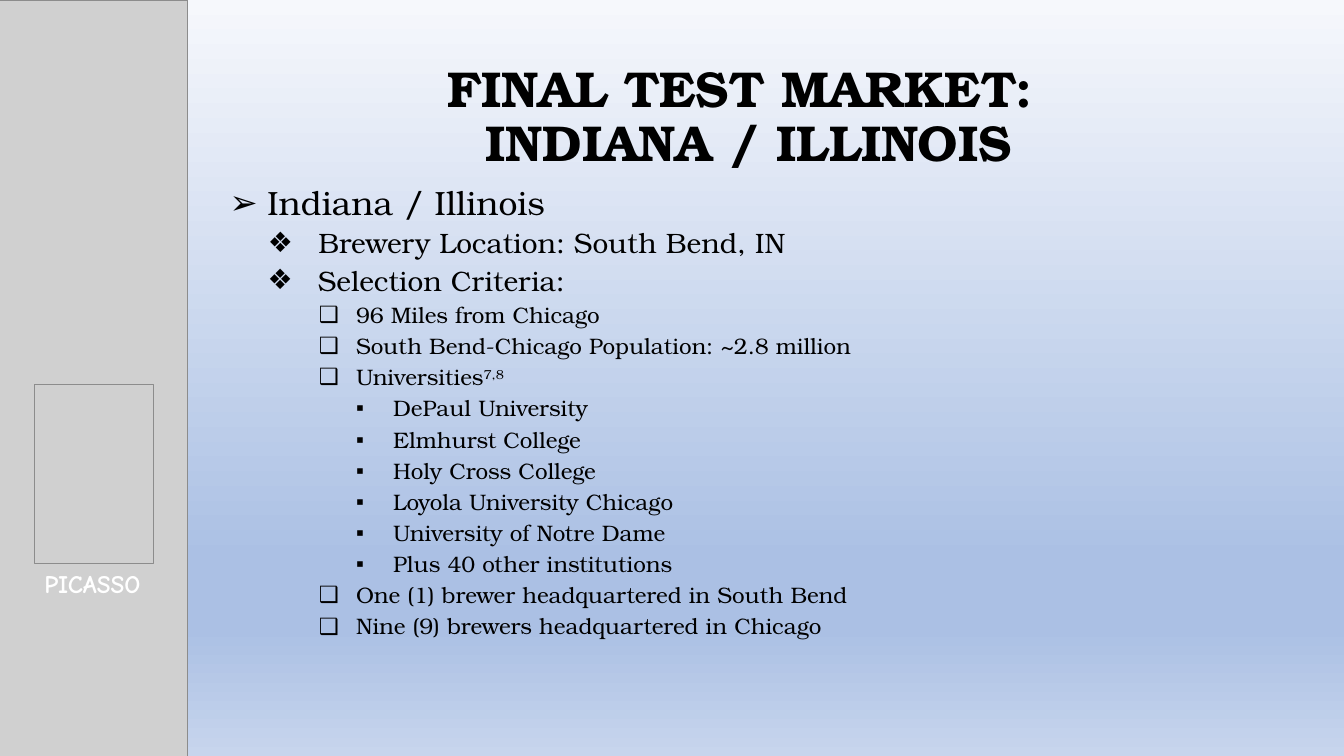
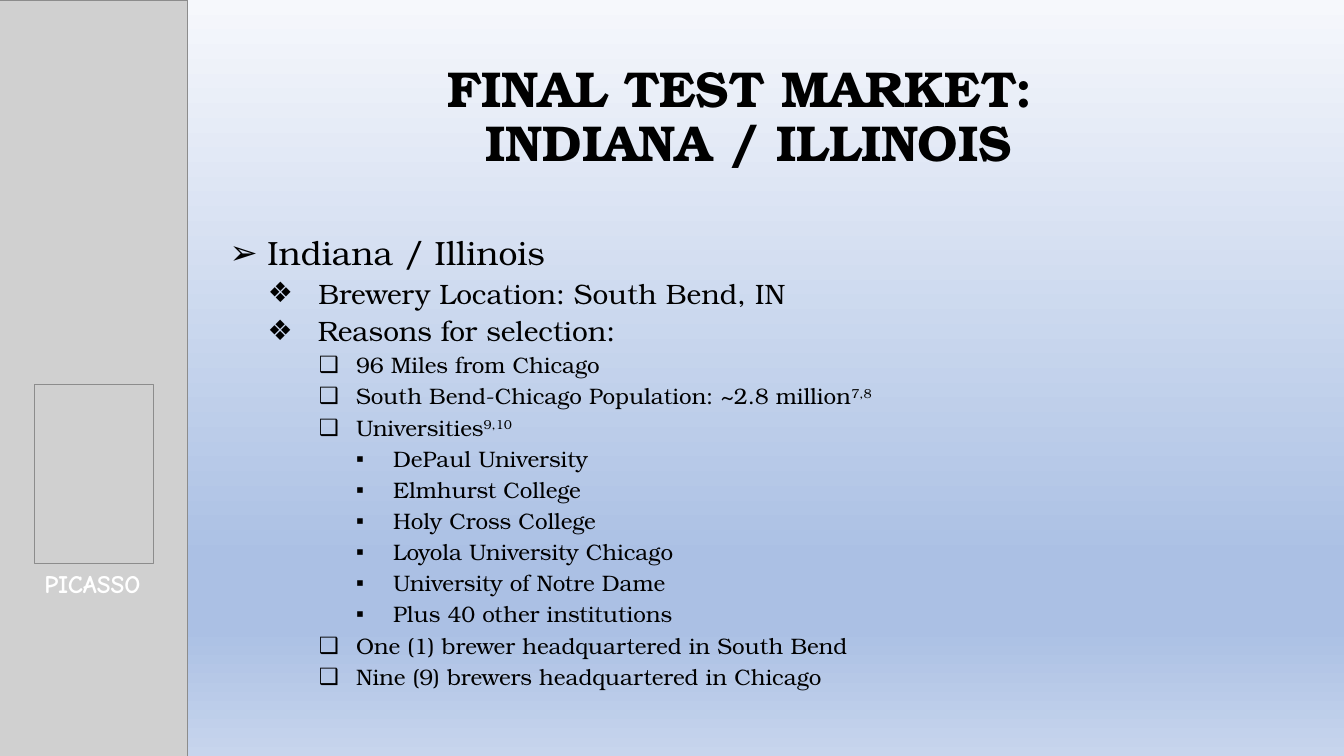
Before and after one commit to kjurekSMU/6306_JKT_Case_Study_1, a slide deck: slide 11 of Beer_Expansion_Project.pptx. Drawn at 1344x756 pixels with LibreOffice and Linux fonts; fonts in the diff are those of the drawing; grey boxes stand for pictures. Boxes give left, top, right and bottom in pixels: in the first picture for what was removed or moved away, otherwise in the second. Text is boxed around its words. In the diff, an @@ line names an element or a change of style, - is before the commit and + after.

```diff
--- a/Beer_Expansion_Project.pptx
+++ b/Beer_Expansion_Project.pptx
@@ subtitle at <box>318,320,615,342</box>: text changed @@
-  ❖ Selection Criteria:
+  ❖ Reasons for selection:
@@ subtitle at <box>356,388,871,430</box>: text changed @@
-      ❑ South Bend-Chicago Population: ~2.8 million
-      ❑ Universities7,8
+      ❑ South Bend-Chicago Population: ~2.8 million7,8
+      ❑ Universities9,10
```
Also in this commit, not shown: 10 other slides changed.
